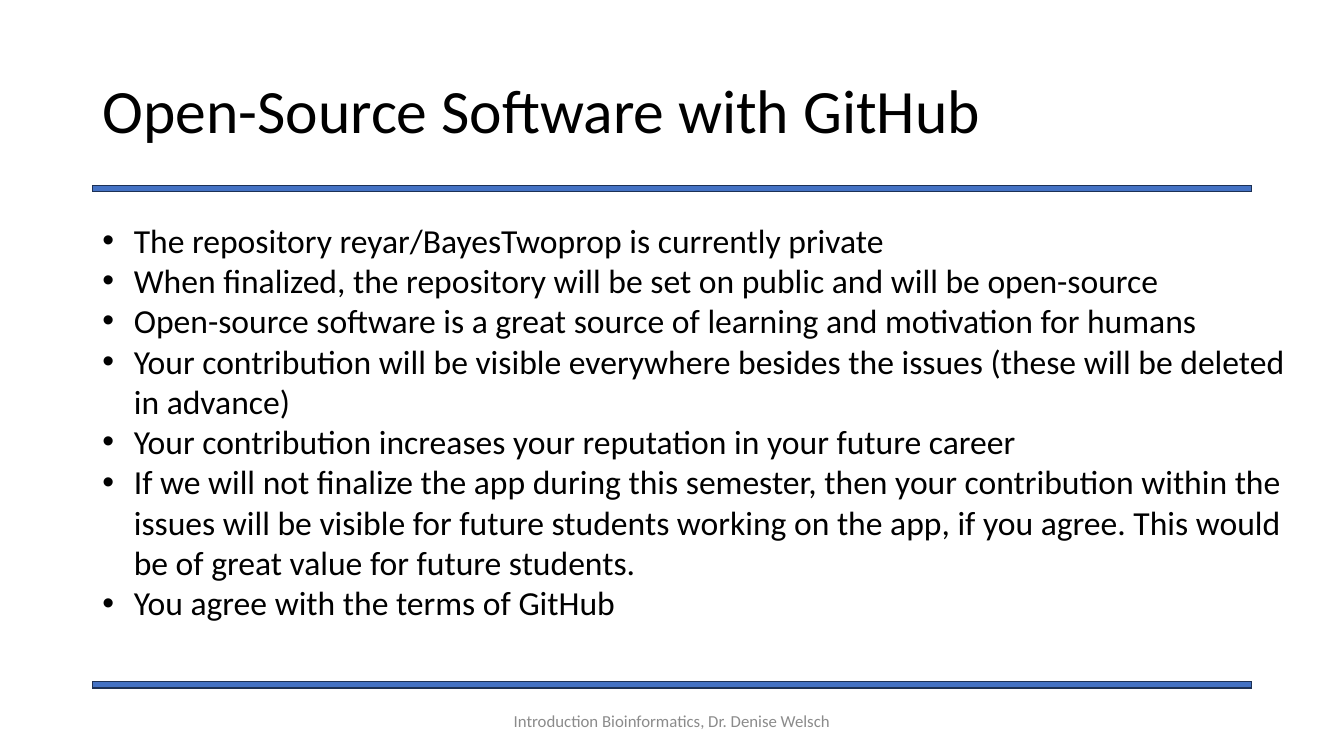
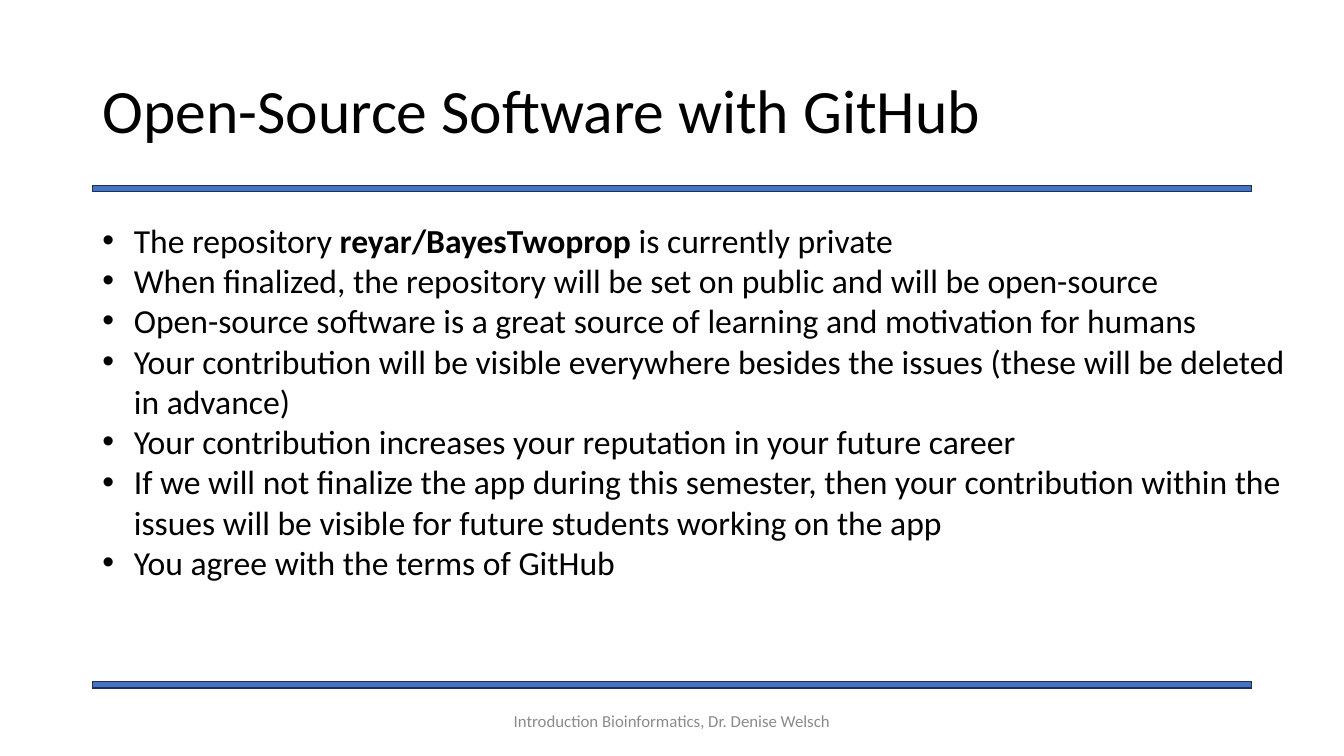
Before and after one commit to Statsomat/BayesTwoProp, a slide deck: slide 3 of documents/Introduction.pptx (slide 4 before the commit). Drawn at 1344x756 pixels with LibreOffice and Linux fonts; fonts in the diff are those of the drawing. Boxes give left, top, right and bottom in pixels: in the first picture for what was removed or moved away, otherwise in the second. Text is boxed around its words. In the diff, an @@ line names an element or a change of style, - is before the commit and + after.

```diff
--- a/documents/Introduction.pptx
+++ b/documents/Introduction.pptx
@@ text at <box>134,229,893,259</box>: bold on in "reyar/BayesTwoprop" @@
@@ text at <box>134,470,1281,541</box>: text changed @@
-• If we will not finalize the app during this semester, then your contribution within the issues will be visible for future students working on the app, if you agree. This would be of great value for future students.
+• If we will not finalize the app during this semester, then your contribution within the issues will be visible for future students working on the app
```
Also in this commit, not shown: 1 slide removed, 1 other file.
